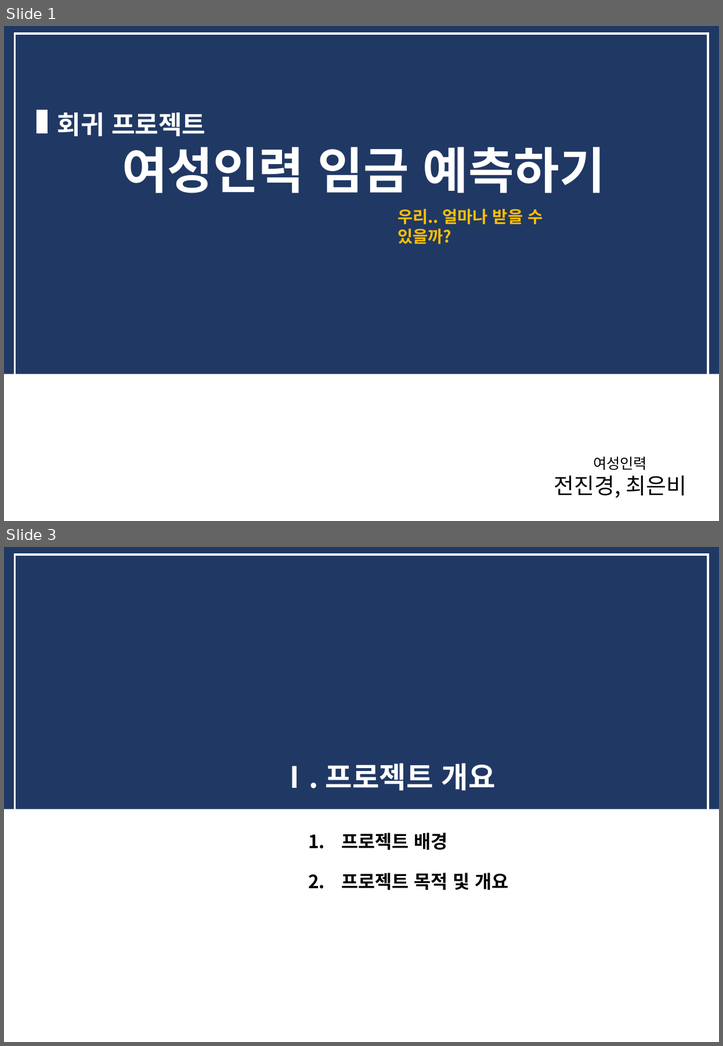
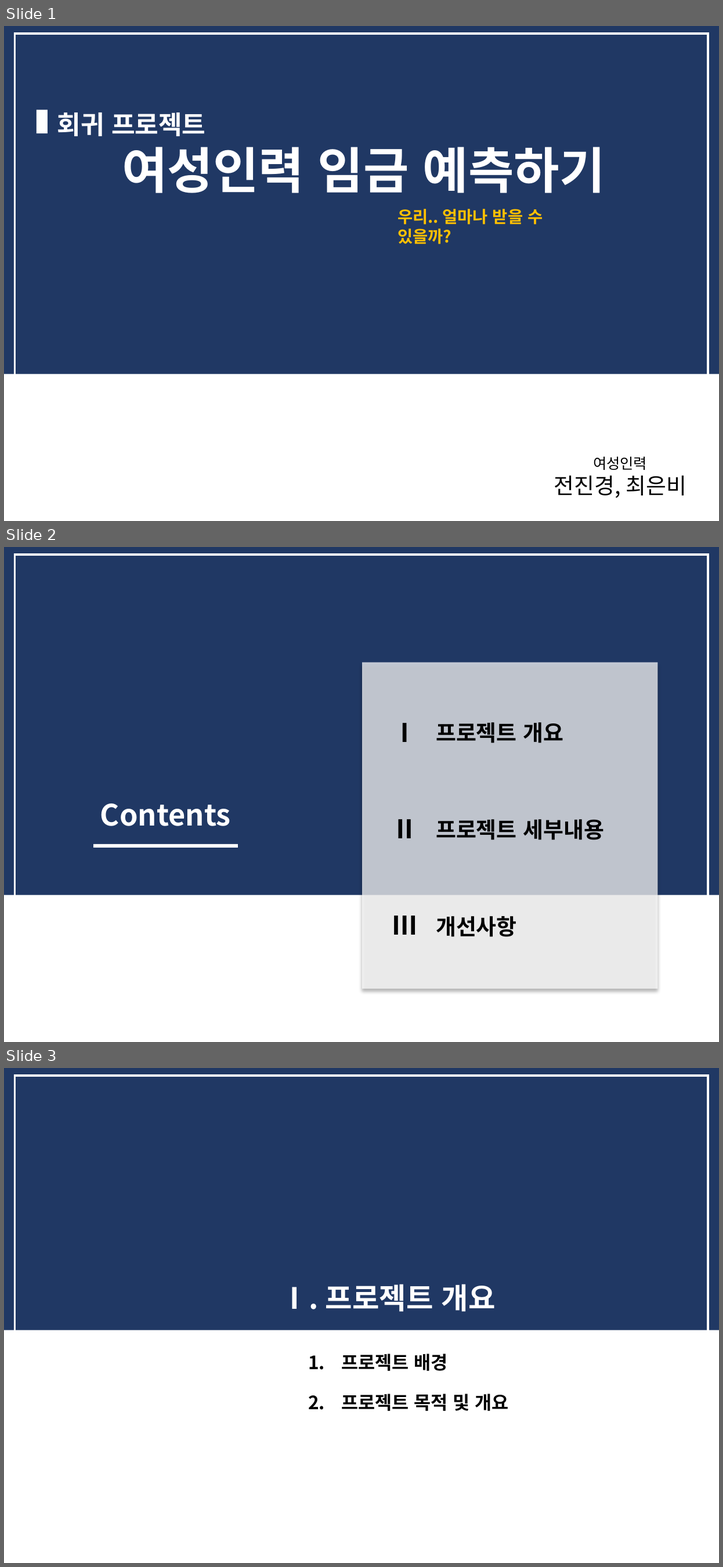
Before and after one commit to dss-14th/Regression_3_project, a slide deck: 여성임금 예측프로젝트.pptx. Shown one above the other, each under a label of ours: slides 1 and 3 before the commit, slides 1, 2 and 3 after it; the slides between them are not shown. The pictures are 723x1046 and 723x1567 pixels, drawn with LibreOffice and Linux fonts; fonts in the diff are those of the drawing. Boxes give left, top, right and bottom in pixels: in the first picture for what was removed or moved away, otherwise in the second. Text is boxed around its words. In the diff, an @@ line names an element or a change of style, - is before the commit and + after.

```diff
--- a/여성임금 예측프로젝트.pptx
+++ b/여성임금 예측프로젝트.pptx
@@ slide 2 added at (x1=4, y1=547, x2=719, y2=1042), background #FFFFFF; not listed: 1 template element that a slide beside it also shows @@
@@ rectangle added at (x1=14, y1=555, x2=708, y2=1009), outline #FFFFFF 2.25 pt @@
@@ rectangle added at (x1=362, y1=662, x2=658, y2=989), fill #FFFFFF at 73% opacity @@
@@ text added at (x1=391, y1=723, x2=417, y2=742), 28 pt, text #000000, bold @@
+Ⅰ
@@ text added at (x1=436, y1=722, x2=563, y2=743), 24 pt, text #000000, bold @@
+프로젝트 개요
@@ text added at (x1=100, y1=803, x2=231, y2=826), 32 pt, text #FFFFFF, bold @@
+Contents
@@ text added at (x1=391, y1=819, x2=417, y2=838), 28 pt, text #000000, bold @@
+Ⅱ
@@ text added at (x1=436, y1=819, x2=604, y2=840), 24 pt, text #000000, bold @@
+프로젝트 세부내용
@@ rectangle added at (x1=94, y1=844, x2=238, y2=847), fill #FFFFFF @@
@@ text added at (x1=391, y1=915, x2=417, y2=934), 28 pt, text #000000, bold @@
+Ⅲ
@@ text added at (x1=436, y1=916, x2=517, y2=937), 24 pt, text #000000, bold @@
+개선사항
```
Also in this commit, not shown: 5 slides changed, 3 other slides added, 1 slide removed, 4 other files.
